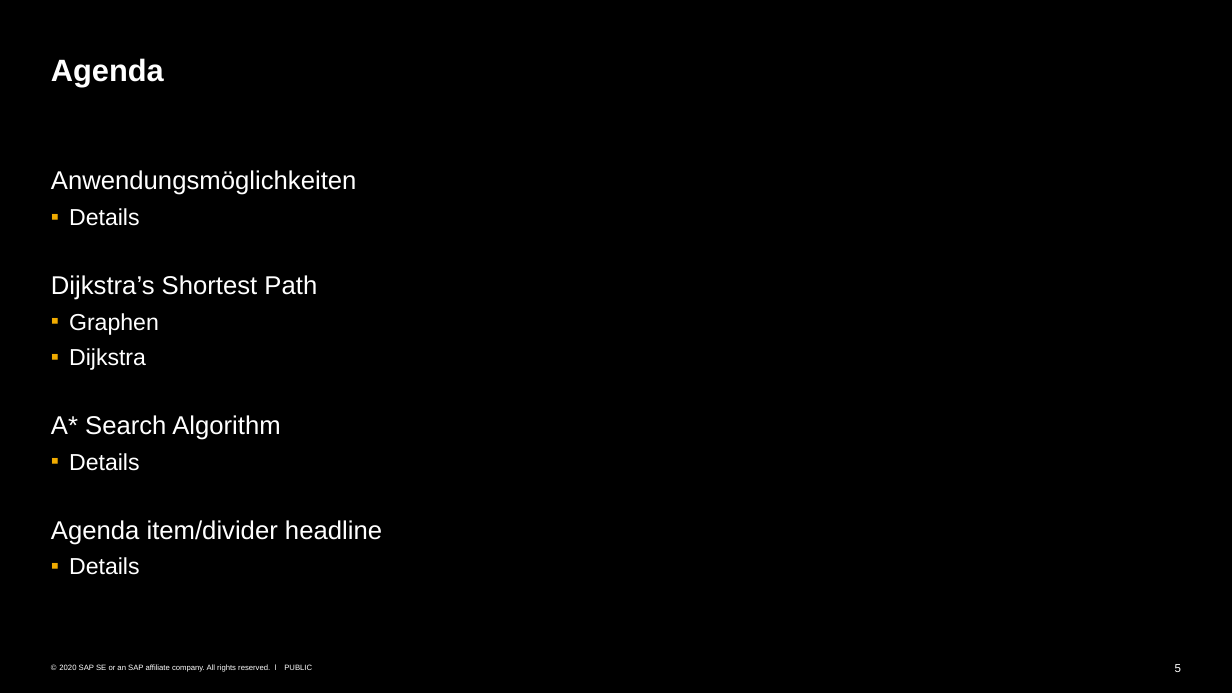
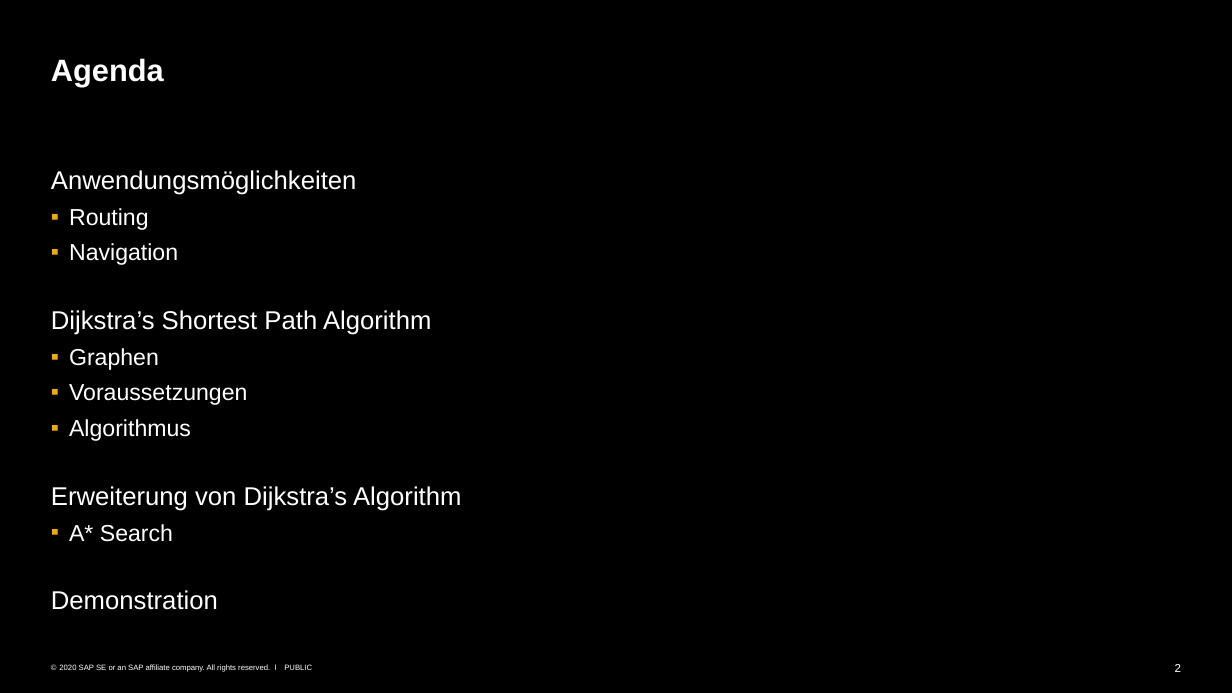
Before and after one commit to Andre-Gilbert/Dijkstra-Shortest-Path, a slide deck: slide 2 of docs/ALG_7_Graphen_Dijkstra.pptx (slide 5 before the commit). Drawn at 1232x693 pixels with LibreOffice and Linux fonts; fonts in the diff are those of the drawing. Boxes give left, top, right and bottom in pixels: in the first picture for what was removed or moved away, otherwise in the second. Text is boxed around its words. In the diff, an @@ line names an element or a change of style, - is before the commit and + after.

Commit message:
updated PPT

```diff
--- a/docs/ALG_7_Graphen_Dijkstra.pptx
+++ b/docs/ALG_7_Graphen_Dijkstra.pptx
@@ text at (x1=51, y1=208, x2=431, y2=335): text changed @@
-  ▪ Details
-Dijkstra’s Shortest Path
+  ▪ Routing
+  ▪ Navigation
+Dijkstra’s Shortest Path Algorithm
@@ text at (x1=51, y1=384, x2=461, y2=610): text changed @@
-  ▪ Dijkstra
-A* Search Algorithm
-  ▪ Details
-Agenda item/divider headline
-  ▪ Details
+  ▪ Voraussetzungen
+  ▪ Algorithmus
+Erweiterung von Dijkstra’s Algorithm
+  ▪ A* Search
+Demonstration
@@ page number at (x1=1175, y1=664, x2=1181, y2=672): text changed @@
-5
+2
```
Also in this commit, not shown: 4 other slides changed, 15 slides added, 17 slides removed.
